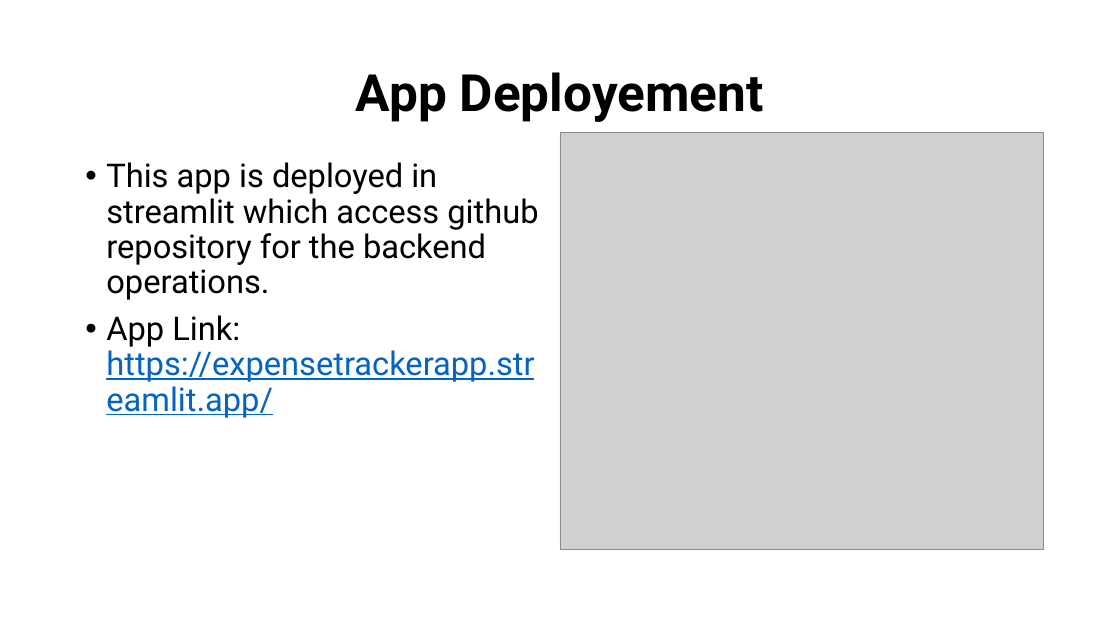
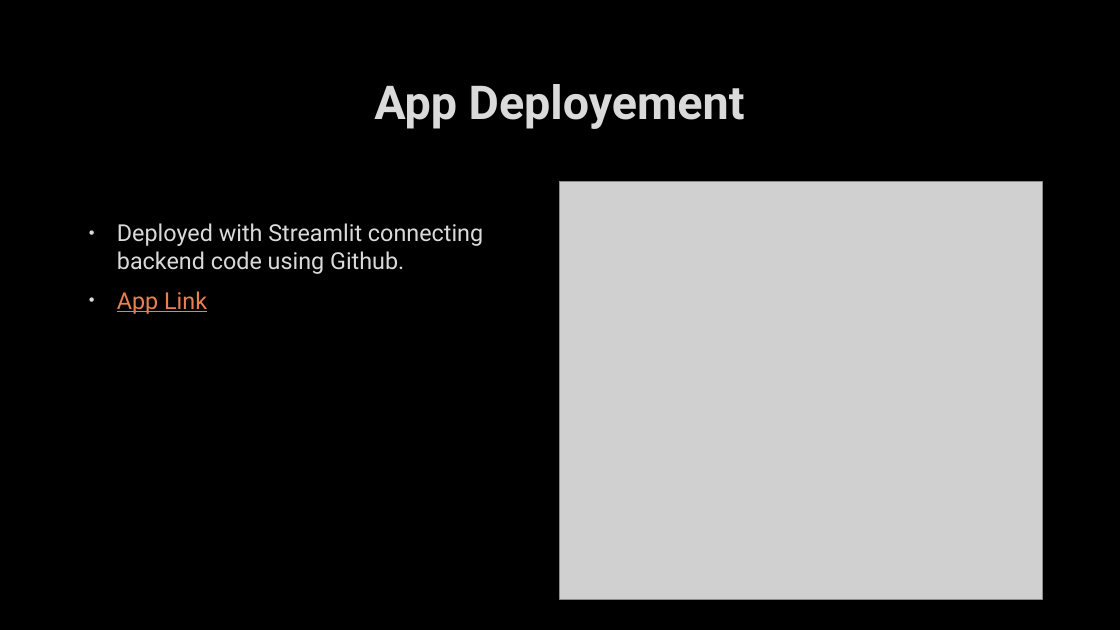
Before and after one commit to Vijaiey88/Scifor_Technologies_Work, a slide deck: slide 7 of Project1/Expense_tracker/Project1.pptx (slide 8 before the commit). Drawn at 1120x630 pixels with LibreOffice and Linux fonts; fonts in the diff are those of the drawing; grey boxes stand for pictures; background and template pictures are left out. Boxes give left, top, right and bottom in pixels: in the first picture for what was removed or moved away, otherwise in the second. Text is boxed around its words. In the diff, an @@ line names an element or a change of style, - is before the commit and + after.

```diff
--- a/Project1/Expense_tracker/Project1.pptx
+++ b/Project1/Expense_tracker/Project1.pptx
@@ background #FFFFFF to picture (left out) @@
@@ title "App Deployement" moved from (x1=356, y1=72, x2=764, y2=122) to (x1=374, y1=84, x2=745, y2=129) @@
@@ title "App Deployement" at (x1=374, y1=84, x2=745, y2=129): size 44 to 40 pt, text colour #000000 to #DADADA, letter outline none to #404040 0.75 pt; line spacing 0.9 to 1 @@
@@ picture moved from (x1=560, y1=133, x2=1044, y2=550) to (x1=560, y1=181, x2=1043, y2=599) @@
@@ text at (x1=117, y1=223, x2=483, y2=314): text changed; size 28 to 20 pt; text colour #000000 to #DADADA @@
-• This app is deployed in streamlit which access github repository for the backend operations.
-• App Link: https://expensetrackerapp.streamlit.app/
+• Deployed with Streamlit connecting backend code using Github.
+• App Link
```
Also in this commit, not shown: 9 other slides changed, 1 slide added.
